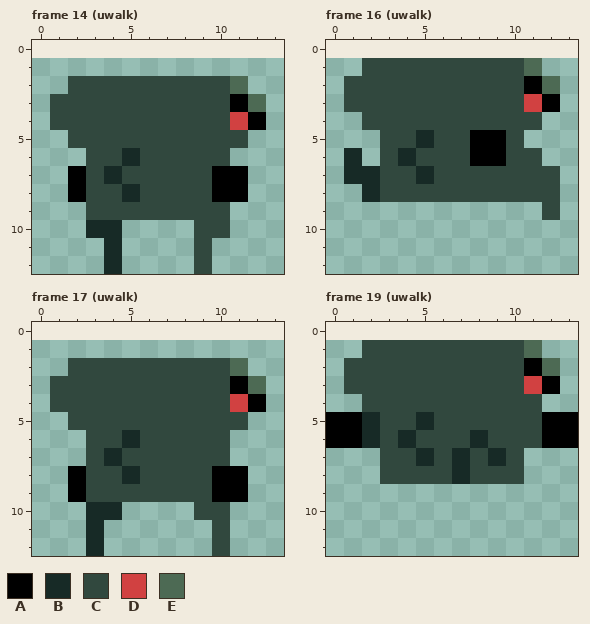
Two versions of one pixel-art file, assets/hammerhead.ase. Above, as it was before the edit.
14x12 pixels, 19 frames. Shown: frame 14 (uwalk), frame 16 (uwalk), frame 17 (uwalk), frame 19 (uwalk). The old version is drawn lined up with the new one, on the new canvas. The commit also changed other frames, which this record leaves out.
Palette (. is transparent): A #000000  B #172a26  C #31483e  D #d14141  E #4d6a54
Pixels before, frame 14 (uwalk), first column x 1:
 2 .CCCCCCCCCE.
 3 CCCCCCCCCCAE
 4 CCCCCCCCCCDA
 5 .CCCCCCCCCC.
 6 ..CCBCCCCC..
 7 .ACBCCCCCAA.
 8 .ACCBCCCCAA.
 9 ..CCCCCCCC..
10 ..BB....CC..
11 ...B....C...
12 ...B....C...
Pixels before, frame 16 (uwalk), first column x 1:
 1 .CCCCCCCCCE.
 2 CCCCCCCCCCAE
 3 CCCCCCCCCCDA
 4 .CCCCCCCCCC.
 5 ..CCBCCAAC..
 6 B.CBCCCAACC.
 7 BBCCBCCCCCCC
 8 .BCCCCCCCCCC
 9 ...........C
Pixels before, frame 17 (uwalk), first column x 1:
 2 .CCCCCCCCCE.
 3 CCCCCCCCCCAE
 4 CCCCCCCCCCDA
 5 .CCCCCCCCCC.
 6 ..CCBCCCCC..
 7 ..CBCCCCCC..
 8 .ACCBCCCCAA.
 9 .ACCCCCCCAA.
10 ..BB....CC..
11 ..B......C..
12 ..B......C..
Pixels before, frame 19 (uwalk), first column x 0:
1 ..CCCCCCCCCE..
2 .CCCCCCCCCCAE.
3 .CCCCCCCCCCDA.
4 ..CCCCCCCCCC..
5 AABCCBCCCCCCAA
6 AABCBCCCBCCCAA
7 ...CCBCBCBC...
8 ...CCCCBCCC...
Now the later version:
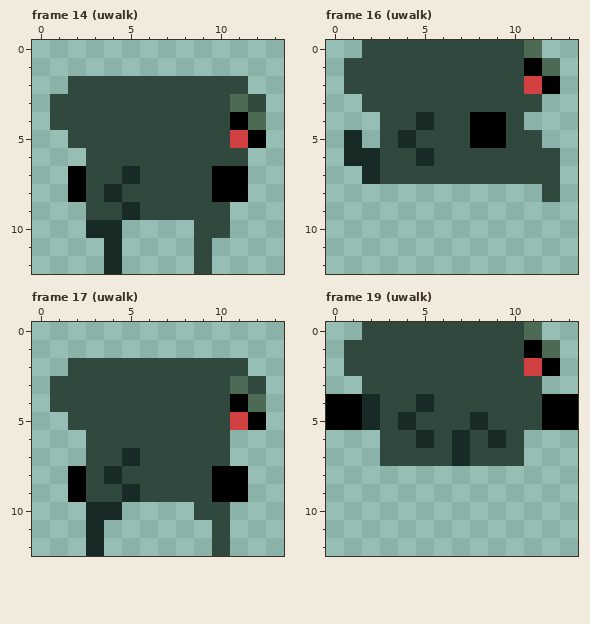
Edits made:
canvas 14x12 -> 14x13, the old top-left corner now at 0,1
Changed rows in their new state; - is an unchanged pixel.
Frame 14 (uwalk):
first column x 4:
 2 -------C-
 3 -------EC
 4 -------AE
 5 -------DA
 6 -C-----C-
 7 CB-------
 8 BC-------
 9 -B-------
Frame 16 (uwalk):
first column x 1:
 0 -CCCCCCCCCE-
 1 C---------AE
 2 ----------DA
 3 .---------C.
 4 -.--B--AA-.-
 5 B--BC-----C-
 6 -B-CB--CC--C
 7 .---C-------
 8 -..........-
 9 -----------.
Frame 17 (uwalk):
first column x 4:
 2 -------C-
 3 -------EC
 4 -------AE
 5 -------DA
 6 -C-------
 7 CB-------
 8 BC-------
 9 -B-------
Frame 19 (uwalk):
first column x 0:
 0 --CCCCCCCCCE--
 1 -C---------AE-
 2 -----------DA-
 3 -.---------C.-
 4 AAB--B------AA
 5 ----BC--B-----
 6 ...-CB-BCB-...
 7 -----C---C----
 8 ---........---
